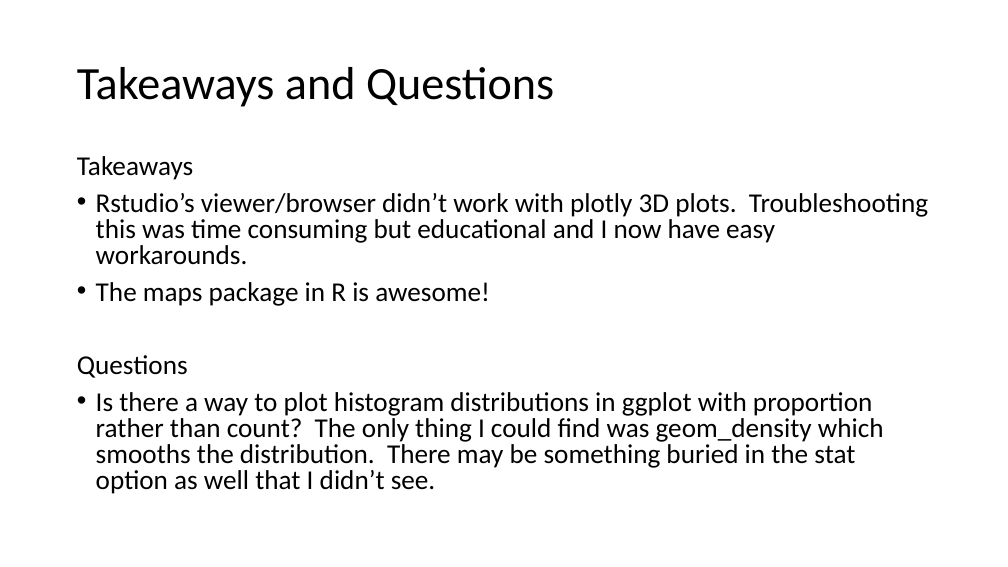
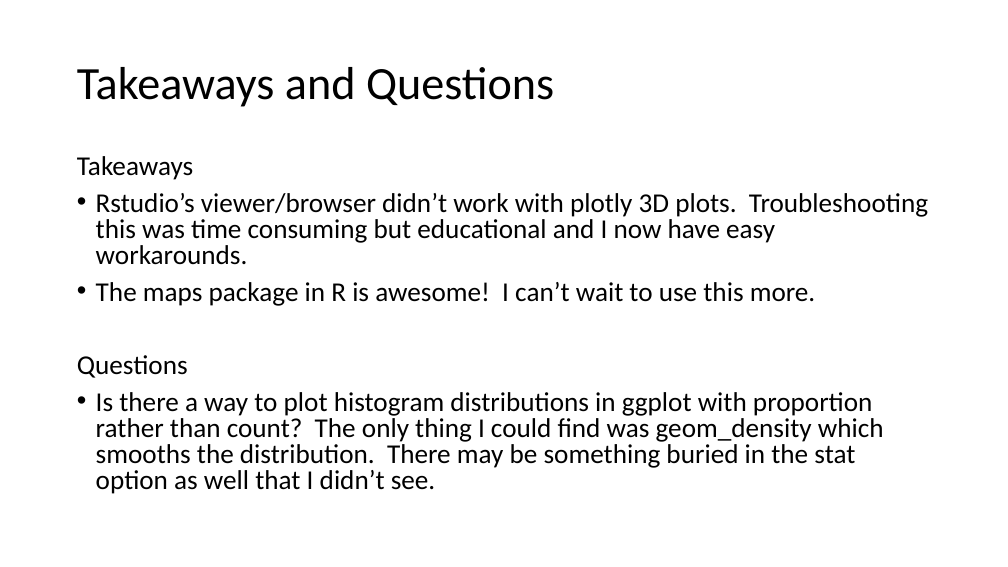
Before and after one commit to aleppla/MDS-6306-Doing-Data-Science, a slide deck: slide 12 of Unit 2/Leppla_Andrew_Unit2.pptx. Drawn at 1008x567 pixels with LibreOffice and Linux fonts; fonts in the diff are those of the drawing. Boxes give left, top, right and bottom in pixels: in the first picture for what was removed or moved away, otherwise in the second. Text is boxed around its words. In the diff, an @@ line names an element or a change of style, - is before the commit and + after.

```diff
--- a/Unit 2/Leppla_Andrew_Unit2.pptx
+++ b/Unit 2/Leppla_Andrew_Unit2.pptx
@@ text at (96, 282, 816, 306): text changed @@
-• The maps package in R is awesome!
+• The maps package in R is awesome! I can’t wait to use this more.
```
Also in this commit, not shown: 1 other slide changed, 1 slide added, 1 slide removed, 1 other file.
